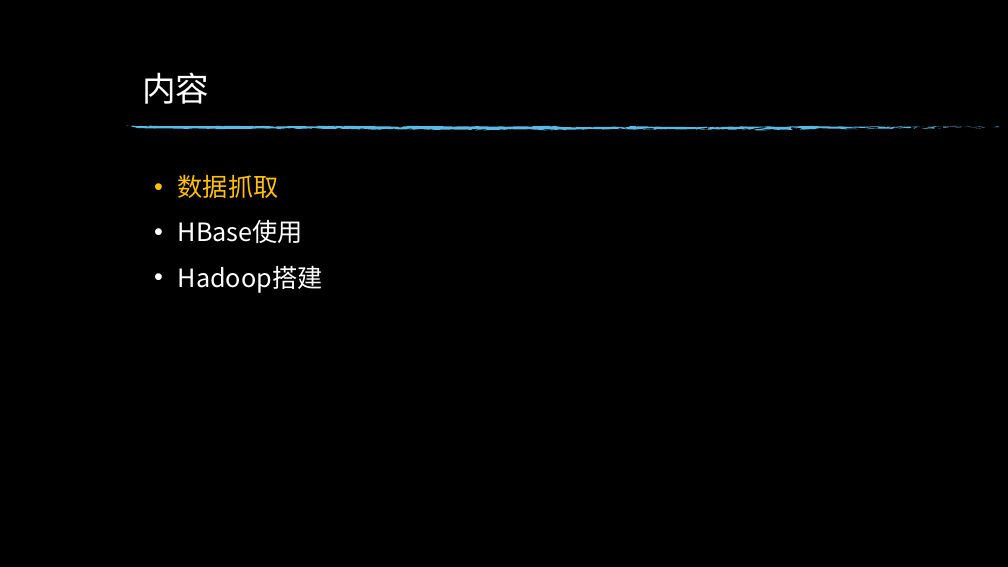
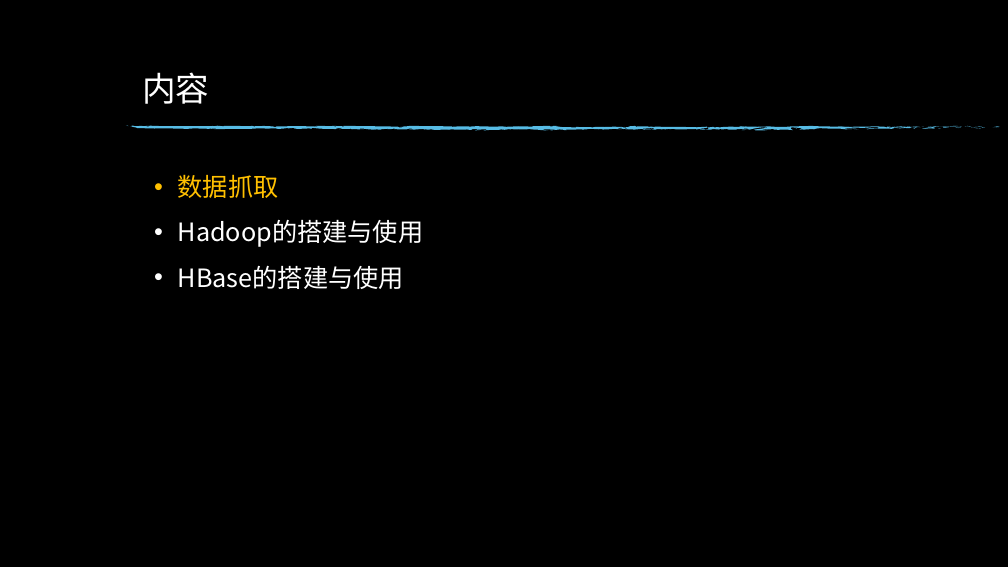
Before and after one commit to luminocean/cloud-computing, a slide deck: slide 2 of homework/实践1.pptx. Drawn at 1008x567 pixels with LibreOffice and Linux fonts; fonts in the diff are those of the drawing; background and template pictures are left out. Boxes give left, top, right and bottom in pixels: in the first picture for what was removed or moved away, otherwise in the second. Text is boxed around its words. In the diff, an @@ line names an element or a change of style, - is before the commit and + after.

```diff
--- a/homework/实践1.pptx
+++ b/homework/实践1.pptx
@@ text at <box>178,219,424,289</box>: text changed @@
-• HBase使用
-• Hadoop搭建
+• Hadoop的搭建与使用
+• HBase的搭建与使用
```
Also in this commit, not shown: 7 other slides changed, 3 slides added, 2 slides removed, 4 other files.
